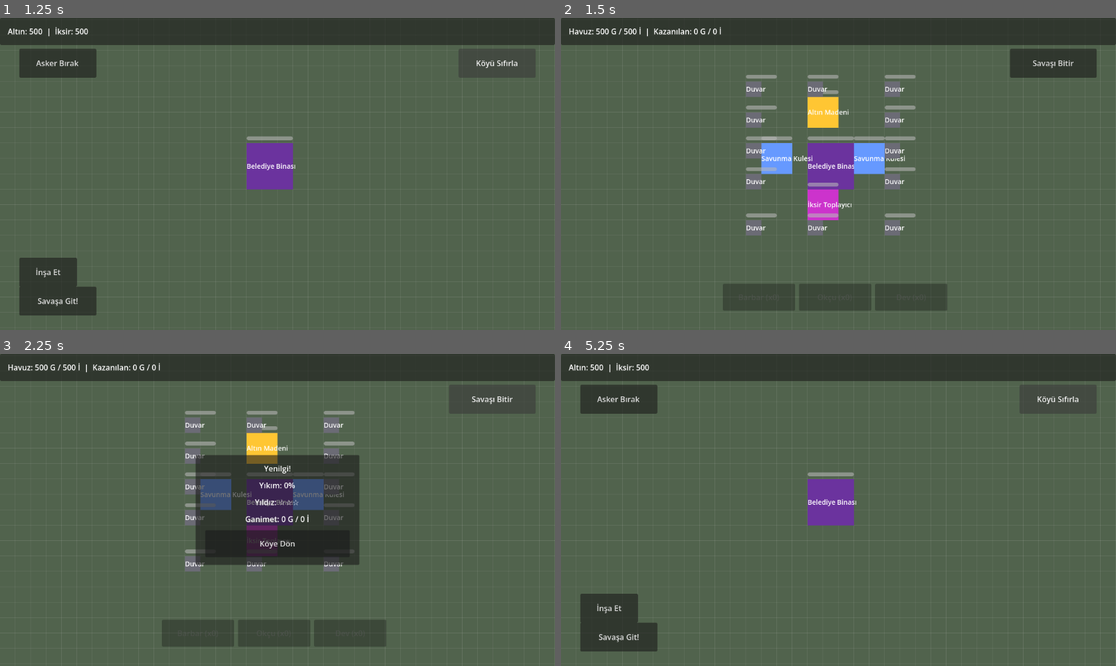
Above: before the commit, frames 1-4 (two rows, left to right).
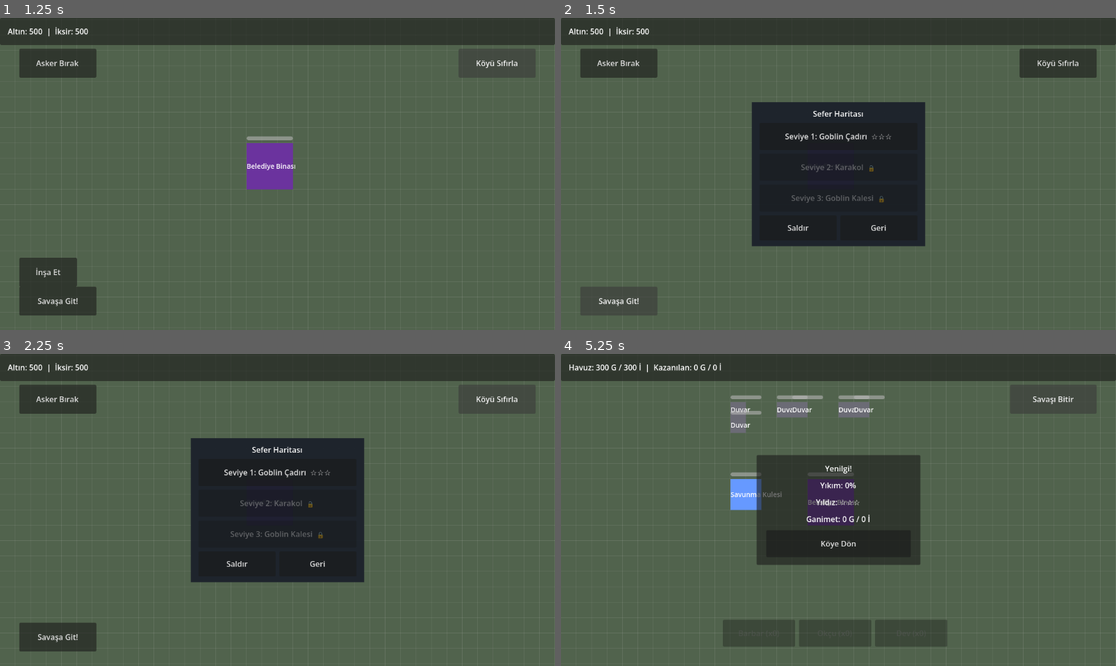
Above: after the commit, the same moments.

Repository: YazarKemal/ClashGame
Game: Godot game, scene res://scenes/main.tscn
The game is run twice, just before and just after one commit, with the same random seed, the same clock (stepped at 60 frames per second) and the same inputs.
Inputs (mouse positions are in pixels of both pictures, inside the frame that each line leads up to):
- Up to frame 1 (1.25 s): click "Köyü Sıfırla" at 0.5 s
- Up to frame 2 (1.5 s): click "Savaşa Git!" at 1.25 s
- Up to frame 3 (2.25 s): click (493, 400) at 2 s, where only the run before the commit has a clickable "Savaşı Bitir"
- Up to frame 4 (5.25 s): click (838, 544) at 2.75 s, where only the run before the commit has a clickable "Köye Dön"; click (838, 472) at 3.5 s, where only the run after the commit has a clickable "Seviye 1: Goblin Çadırı ☆☆☆"; click (799, 563) at 4.25 s, where only the run after the commit has a clickable "Saldır"; click (1054, 400) at 5 s, where only the run after the commit has a clickable "Savaşı Bitir"

Frame 1 is identical in both runs. In frame 2, 22% of the frame differs, in the area x 1-94%, y 2-96%; in frame 3, 18%; in frame 4, 19%.

Commit message:
feat: add tiered PvE campaign map with level selection and progress tracking
Co-Authored-By: Claude Opus 4.7 <noreply@anthropic.com>

Diff:
--- a/project.godot
+++ b/project.godot
@@ -22,3 +22,4 @@
 
 GameManager="*res://scripts/game_manager.gd"
 SaveManager="*res://scripts/save_manager.gd"
+RaidManager="*res://scripts/raid_manager.gd"
--- a/scenes/ui.tscn
+++ b/scenes/ui.tscn
@@ -265,6 +265,65 @@
 layout_mode = 2
 text = "Dev (80 İksir)"
 
+[node name="CampaignPanel" type="PanelContainer" parent="."]
+visible = false
+custom_minimum_size = Vector2(360, 0)
+anchors_preset = 8
+anchor_left = 0.5
+anchor_top = 0.5
+anchor_right = 0.5
+anchor_bottom = 0.5
+grow_horizontal = 2
+grow_vertical = 2
+theme_override_styles/panel = SubResource("StyleBoxFlat_panel")
+
+[node name="Margin" type="MarginContainer" parent="CampaignPanel"]
+layout_mode = 2
+theme_override_constants/margin_left = 16
+theme_override_constants/margin_top = 12
+theme_override_constants/margin_right = 16
+theme_override_constants/margin_bottom = 12
+
+[node name="VBox" type="VBoxContainer" parent="CampaignPanel/Margin"]
+layout_mode = 2
+theme_override_constants/separation = 8
+
+[node name="Title" type="Label" parent="CampaignPanel/Margin/VBox"]
+layout_mode = 2
+horizontal_alignment = 1
+text = "Sefer Haritası"
+
+[node name="Level1Button" type="Button" parent="CampaignPanel/Margin/VBox"]
+custom_minimum_size = Vector2(0, 56)
+layout_mode = 2
+text = "Seviye 1: Goblin Çadırı"
+
+[node name="Level2Button" type="Button" parent="CampaignPanel/Margin/VBox"]
+custom_minimum_size = Vector2(0, 56)
+layout_mode = 2
+text = "Seviye 2: Karakol"
+
+[node name="Level3Button" type="Button" parent="CampaignPanel/Margin/VBox"]
+custom_minimum_size = Vector2(0, 56)
+layout_mode = 2
+text = "Seviye 3: Goblin Kalesi"
+
+[node name="HBox" type="HBoxContainer" parent="CampaignPanel/Margin/VBox"]
+layout_mode = 2
+theme_override_constants/separation = 8
+
+[node name="SaldirButton" type="Button" parent="CampaignPanel/Margin/VBox/HBox"]
+custom_minimum_size = Vector2(0, 52)
+layout_mode = 2
+size_flags_horizontal = 3
+text = "Saldır"
+
+[node name="GeriButton" type="Button" parent="CampaignPanel/Margin/VBox/HBox"]
+custom_minimum_size = Vector2(0, 52)
+layout_mode = 2
+size_flags_horizontal = 3
+text = "Geri"
+
 [node name="TrainWindow" type="PanelContainer" parent="."]
 visible = false
 custom_minimum_size = Vector2(260, 0)
--- a/scripts/game_manager.gd
+++ b/scripts/game_manager.gd
@@ -15,6 +15,30 @@
 
 ## Trained troops ready for deployment: Unit.Type (int) -> trained count.
 var army_data: Dictionary = {}
+
+## Campaign level currently being raided. Set by the campaign UI before the
+## raid scene loads; read by raid.gd to build the matching enemy village.
+var selected_level := 1
+
+## Best stars earned per campaign level: level (int) -> 0..3.
+var best_stars: Dictionary = {}
+
+signal level_stars_changed
+
+## Best stars earned for a level (0 when never attempted).
+func best_stars_for(level: int) -> int:
+	return int(best_stars.get(level, 0))
+
+## Keeps the highest star count achieved for a level and emits on improvement.
+func record_level_result(level: int, stars: int) -> void:
+	if stars > best_stars_for(level):
+		best_stars[level] = stars
+		level_stars_changed.emit()
+
+## A level is playable when it is the first level or the previous level earned
+## at least one star.
+func level_unlocked(level: int) -> bool:
+	return level <= 1 or best_stars_for(level - 1) >= 1
 
 ## Adds resources and emits the change.
 func add_resources(amount_gold: int, amount_elixir: int) -> void:
--- a/scripts/raid.gd
+++ b/scripts/raid.gd
@@ -6,16 +6,6 @@
 ## village is never touched here: SaveManager only persists the main village.
 
 const MAIN_SCENE := "res://scenes/main.tscn"
-
-const TOTAL_POOL_GOLD := 500
-const TOTAL_POOL_ELIXIR := 500
-
-## Walls forming a loose ring around the enemy core.
-const RING_WALLS := [
-	Vector2i(14, 14), Vector2i(23, 14), Vector2i(14, 23), Vector2i(23, 23),
-	Vector2i(14, 18), Vector2i(23, 18), Vector2i(18, 14), Vector2i(18, 23),
-	Vector2i(14, 16), Vector2i(14, 20), Vector2i(23, 16), Vector2i(23, 20),
-]
 
 @onready var manager: BuildingManager = $BuildingManager
 ## Untyped so raid_ui.gd's script methods resolve at runtime.
@@ -26,39 +16,39 @@
 var gained_gold := 0
 var gained_elixir := 0
 var battle_over := false
+var _current_level := 1
+var _last_stars := 0
 var _town_hall_destroyed := false
 var _troops_deployed := false
 var _check_timer: Timer = null
 
 func _ready() -> void:
 	GameManager.in_raid = true
+	_current_level = GameManager.selected_level
 	_build_enemy_village()
 	manager.deploy_only_on_border = true
 	manager.set_spawn_mode(true)
 	manager.unit_spawned.connect(_on_unit_spawned)
 	ui.setup(self, manager)
-	ui.set_loot_pool(TOTAL_POOL_GOLD, TOTAL_POOL_ELIXIR)
+	var level: Dictionary = RaidManager.level_data(_current_level)
+	ui.set_loot_pool(level["loot_gold"], level["loot_elixir"])
 	_setup_check_timer()
 
 func _on_unit_spawned() -> void:
 	_troops_deployed = true
 
-## Builds the fixed enemy layout and assigns the shared loot pool to its
+## Builds the selected level's enemy layout and assigns its loot pool to the
 ## buildings so destroyed buildings drop their share.
 func _build_enemy_village() -> void:
-	# Mine: 250G. Elixir collector: 250E. Town Hall: the remainder (250G/250E).
-	# Towers and walls hold no loot. Totals to 500G / 500E.
-	_spawn(Building.Type.TOWN_HALL, Vector2i(18, 18), 250, 250)
-	_spawn(Building.Type.TOWER, Vector2i(15, 18), 0, 0)
-	_spawn(Building.Type.TOWER, Vector2i(21, 18), 0, 0)
-	_spawn(Building.Type.MINE, Vector2i(18, 15), 250, 0)
-	_spawn(Building.Type.ELIXIR_COLLECTOR, Vector2i(18, 21), 0, 250)
-	for w in RING_WALLS:
-		_spawn(Building.Type.WALL, w, 0, 0)
+	var level: Dictionary = RaidManager.level_data(_current_level)
+	for spawn in level["spawns"]:
+		var s: Dictionary = spawn
+		_spawn(s["type"], s["cell"], s["loot_g"], s["loot_e"], int(s["level"]))
 
 ## Instantiates an enemy building at `cell`, fills the occupied grid and hooks
 ## its destruction so its loot is credited to the attacker.
-func _spawn(btype: Building.Type, cell: Vector2i, loot_g: int, loot_e: int) -> void:
+func _spawn(btype: Building.Type, cell: Vector2i, loot_g: int, loot_e: int,
+		blevel: int) -> void:
 	if not manager.can_place_at(cell, Building.DATA[btype]["size"]):
 		return
 	var b: Building = manager.BUILDING_SCENE.instantiate()
@@ -67,10 +57,26 @@
 	b.loot_elixir = loot_e
 	manager.add_child(b)
 	b.place_at(cell)
+	_apply_level(b, btype, blevel)
 	b.destroyed.connect(_on_enemy_destroyed.bind(loot_g, loot_e, btype))
 	for c in b.cells:
 		manager.occupied[c] = true
 	total_buildings += 1
+
+## Scales a freshly placed enemy building up to its template level, matching
+## the player's own upgrade multipliers so higher levels are visibly tougher.
+func _apply_level(b: Building, btype: Building.Type, blevel: int) -> void:
+	for i in range(1, blevel):
+		b.max_hp = int(b.max_hp * 1.4)
+		if btype == Building.Type.TOWER:
+			b.attack_damage = int(b.attack_damage * 1.4)
+			b.attack_range = b.attack_range * 1.1
+		elif btype == Building.Type.MINE:
+			b.gold_per_sec = int(b.gold_per_sec * 1.4)
+		elif btype == Building.Type.ELIXIR_COLLECTOR:
+			b.elixir_per_sec = int(b.elixir_per_sec * 1.5)
+	b.hp = b.max_hp
+	b._apply_hp_bar()
 
 func _on_enemy_destroyed(_cells: Array, loot_g: int, loot_e: int, btype: Building.Type) -> void:
 	if battle_over:
@@ -124,6 +130,7 @@
 	if total_buildings > 0:
 		pct = int(round(100.0 * destroyed_count / total_buildings))
 	var stars := _compute_stars(pct, destroyed_count >= total_buildings)
+	_last_stars = stars
 	ui.show_result(pct, stars, gained_gold, gained_elixir)
 
 ## 1 star for 50%+ destruction, 1 for the Town Hall, 1 for a full clear (max 3).
@@ -141,6 +148,7 @@
 ## updated vault without altering the saved main-village buildings.
 func _return_home() -> void:
 	GameManager.in_raid = false
+	GameManager.record_level_result(_current_level, _last_stars)
 	GameManager.add_resources(gained_gold, gained_elixir)
 	SaveManager.save_resources_only()
 	get_tree().change_scene_to_file(MAIN_SCENE)
--- /dev/null
+++ b/scripts/raid_manager.gd
@@ -0,0 +1,88 @@
+extends Node
+
+## Autoload singleton that owns the PvE campaign level definitions. Each level
+## lists the enemy village layout (building type, cell, level and per-building
+## loot) plus the loot pool shown in the HUD. Any node can read a level by name
+## (RaidManager), like GameManager. Levels are registered as an autoload so the
+## engine resolves RaidManager references without a global-class rescan.
+
+var _levels: Dictionary = {}
+
+func _ready() -> void:
+	_levels = _build_levels()
+
+## How many campaign levels exist.
+func level_count() -> int:
+	return _levels.size()
+
+## Human-readable names of all levels, in order.
+func level_names() -> Array:
+	var names: Array = []
+	for i in range(1, _levels.size() + 1):
+		names.append(_levels[i]["name"])
+	return names
+
+## The full definition for a level, falling back to level 1 when unknown.
+func level_data(level: int) -> Dictionary:
+	return _levels.get(level, _levels[1])
+
+## Returns the wall cells making up a hollow rectangle border, used to build
+## the full and double wall rings on higher levels.
+func _ring(min_x: int, max_x: int, min_y: int, max_y: int) -> Array:
+	var cells: Array = []
+	for x in range(min_x, max_x + 1):
+		for y in range(min_y, max_y + 1):
+			if x == min_x or x == max_x or y == min_y or y == max_y:
+				cells.append(Vector2i(x, y))
+	return cells
+
+## A wall spawn entry (level 1, no loot).
+func _wall(w: Vector2i) -> Dictionary:
+	return { "type": Building.Type.WALL, "cell": w, "level": 1, "loot_g": 0, "loot_e": 0 }
+
+func _build_levels() -> Dictionary:
+	return {
+		1: _make_level_1(),
+		2: _make_level_2(),
+		3: _make_level_3(),
+	}
+
+## Level 1 - Goblin Çadırı: 1 Town Hall, 1 Tower, a few walls, 300G / 300E.
+func _make_level_1() -> Dictionary:
+	var spawns: Array = [
+		{ "type": Building.Type.TOWN_HALL, "cell": Vector2i(18, 18), "level": 1, "loot_g": 300, "loot_e": 300 },
+		{ "type": Building.Type.TOWER, "cell": Vector2i(13, 18), "level": 1, "loot_g": 0, "loot_e": 0 },
+	]
+	for w in [Vector2i(16, 13), Vector2i(17, 13), Vector2i(20, 13), Vector2i(21, 13),
+			Vector2i(13, 13), Vector2i(13, 14)]:
+		spawns.append(_wall(w))
+	return { "name": "Goblin Çadırı", "loot_gold": 300, "loot_elixir": 300, "spawns": spawns }
+
+## Level 2 - Karakol: 1 Town Hall, 2 Towers, a mine and an elixir collector,
+## a full wall ring, 800G / 800E. Mine 300G, collector 300E, Town Hall 500G/500E.
+func _make_level_2() -> Dictionary:
+	var spawns: Array = [
+		{ "type": Building.Type.TOWN_HALL, "cell": Vector2i(18, 18), "level": 1, "loot_g": 500, "loot_e": 500 },
+		{ "type": Building.Type.TOWER, "cell": Vector2i(13, 18), "level": 1, "loot_g": 0, "loot_e": 0 },
+		{ "type": Building.Type.TOWER, "cell": Vector2i(23, 18), "level": 1, "loot_g": 0, "loot_e": 0 },
+		{ "type": Building.Type.MINE, "cell": Vector2i(18, 13), "level": 1, "loot_g": 300, "loot_e": 0 },
+		{ "type": Building.Type.ELIXIR_COLLECTOR, "cell": Vector2i(18, 23), "level": 1, "loot_g": 0, "loot_e": 300 },
+	]
+	for w in _ring(12, 25, 12, 25):
+		spawns.append(_wall(w))
+	return { "name": "Karakol", "loot_gold": 800, "loot_elixir": 800, "spawns": spawns }
+
+## Level 3 - Goblin Kalesi: 1 Town Hall (Lv 2), 3 Towers (Lv 2), a double wall
+## ring, 1500G / 1500E all held by the Town Hall.
+func _make_level_3() -> Dictionary:
+	var spawns: Array = [
+		{ "type": Building.Type.TOWN_HALL, "cell": Vector2i(18, 18), "level": 2, "loot_g": 1500, "loot_e": 1500 },
+		{ "type": Building.Type.TOWER, "cell": Vector2i(13, 18), "level": 2, "loot_g": 0, "loot_e": 0 },
+		{ "type": Building.Type.TOWER, "cell": Vector2i(23, 18), "level": 2, "loot_g": 0, "loot_e": 0 },
+		{ "type": Building.Type.TOWER, "cell": Vector2i(18, 13), "level": 2, "loot_g": 0, "loot_e": 0 },
+	]
+	for w in _ring(11, 26, 11, 26):
+		spawns.append(_wall(w))
+	for w in _ring(15, 22, 15, 22):
+		spawns.append(_wall(w))
+	return { "name": "Goblin Kalesi", "loot_gold": 1500, "loot_elixir": 1500, "spawns": spawns }
--- a/scripts/save_manager.gd
+++ b/scripts/save_manager.gd
@@ -41,6 +41,7 @@
 		"resources": {"gold": GameManager.gold, "elixir": GameManager.elixir},
 		"buildings": buildings,
 		"army_data": GameManager.army_data,
+		"level_stars": GameManager.best_stars,
 		"last_saved_time": int(Time.get_unix_time_from_system()),
 	}
 	var f := FileAccess.open(SAVE_PATH, FileAccess.WRITE)
@@ -71,6 +72,7 @@
 
 	_restore_army(data.get("army_data", {}))
 	GameManager.army_changed.emit()
+	_restore_stars(data.get("level_stars", {}))
 
 	for entry in data.get("buildings", []):
 		if typeof(entry) != TYPE_DICTIONARY:
@@ -91,6 +93,13 @@
 	for k in raw_army:
 		GameManager.army_data[int(k)] = int(raw_army[k])
 
+## Restores the best-stars map, converting the string keys JSON produces back
+## to integers.
+func _restore_stars(raw_stars: Dictionary) -> void:
+	GameManager.best_stars = {}
+	for k in raw_stars:
+		GameManager.best_stars[int(k)] = int(raw_stars[k])
+
 ## Rewrites only the resources in the existing save file, leaving the saved
 ## buildings untouched. Used when returning from a raid: the player's vault is
 ## updated (troop costs spent, loot gained) and persisted without letting the
@@ -104,6 +113,7 @@
 		return
 	data["resources"] = {"gold": GameManager.gold, "elixir": GameManager.elixir}
 	data["army_data"] = GameManager.army_data
+	data["level_stars"] = GameManager.best_stars
 	var f := FileAccess.open(SAVE_PATH, FileAccess.WRITE)
 	if f != null:
 		f.store_string(JSON.stringify(data, "\t"))
@@ -122,6 +132,8 @@
 	GameManager.resource_changed.emit(500, 500)
 	GameManager.army_data = {}
 	GameManager.army_changed.emit()
+	GameManager.best_stars = {}
+	GameManager.level_stars_changed.emit()
 	if FileAccess.file_exists(SAVE_PATH):
 		DirAccess.remove_absolute(ProjectSettings.globalize_path(SAVE_PATH))
 	_init_default_village(manager)
--- a/scripts/ui.gd
+++ b/scripts/ui.gd
@@ -41,8 +41,15 @@
 @onready var archer_train_button: Button = $TrainWindow/Margin/VBox/ArcherTrainButton
 @onready var giant_train_button: Button = $TrainWindow/Margin/VBox/GiantTrainButton
 @onready var close_train_button: Button = $TrainWindow/Margin/VBox/CloseTrainButton
+@onready var campaign_panel: PanelContainer = $CampaignPanel
+@onready var level1_button: Button = $CampaignPanel/Margin/VBox/Level1Button
+@onready var level2_button: Button = $CampaignPanel/Margin/VBox/Level2Button
+@onready var level3_button: Button = $CampaignPanel/Margin/VBox/Level3Button
+@onready var saldir_button: Button = $CampaignPanel/Margin/VBox/HBox/SaldirButton
+@onready var geri_button: Button = $CampaignPanel/Margin/VBox/HBox/GeriButton
 
 var _selected_building: Building = null
+var _selected_level := 1
 
 func _ready() -> void:
 	manager = get_node(manager_path)
@@ -73,6 +80,11 @@
 	barbar_button.pressed.connect(_on_barbar_pressed)
 	archer_button.pressed.connect(_on_archer_pressed)
 	giant_button.pressed.connect(_on_giant_pressed)
+	level1_button.pressed.connect(_select_level.bind(1))
+	level2_button.pressed.connect(_select_level.bind(2))
+	level3_button.pressed.connect(_select_level.bind(3))
+	saldir_button.pressed.connect(_on_saldir_pressed)
+	geri_button.pressed.connect(_on_campaign_geri_pressed)
 
 	manager.building_selected.connect(_on_building_selected)
 
@@ -82,9 +94,11 @@
 	building_panel.hide()
 	train_window.hide()
 	troop_bar.hide()
+	campaign_panel.hide()
 
 	GameManager.resource_changed.connect(_update_resources)
 	GameManager.army_changed.connect(_refresh_troop_bar)
+	GameManager.level_stars_changed.connect(_refresh_campaign)
 	_update_resources(GameManager.gold, GameManager.elixir)
 	_refresh_troop_bar()
 
@@ -112,10 +126,50 @@
 func _on_reset_pressed() -> void:
 	SaveManager.reset_village(manager)
 
-## Saves the current village, then switches to the raid scene.
+## Opens the campaign selection panel instead of jumping straight into a raid.
 func _on_attack_pressed() -> void:
+	build_button.hide()
+	build_menu.hide()
+	campaign_panel.show()
+	_refresh_campaign()
+
+## Selects a playable campaign level (locked levels ignore the tap).
+func _select_level(level: int) -> void:
+	if not GameManager.level_unlocked(level):
+		return
+	_selected_level = level
+	_refresh_campaign()
+
+## Rebuilds the level list: name + best-star row, locked when the previous
+## level has no star, and a highlight on the selected entry.
+func _refresh_campaign() -> void:
+	var names: Array = RaidManager.level_names()
+	for i in range(3):
+		var level := i + 1
+		var btn: Button = [level1_button, level2_button, level3_button][i]
+		if GameManager.level_unlocked(level):
+			var stars := GameManager.best_stars_for(level)
+			btn.text = "Seviye %d: %s  %s" % [level, names[i],
+					"★".repeat(stars) + "☆".repeat(maxi(3 - stars, 0))]
+			btn.disabled = false
+		else:
+			btn.text = "Seviye %d: %s  🔒" % [level, names[i]]
+			btn.disabled = true
+		btn.modulate = Color(1, 1, 1, 1) if level == _selected_level \
+				else Color(0.75, 0.75, 0.75, 1)
+
+## Saves the village and launches the selected level's raid.
+func _on_saldir_pressed() -> void:
+	if not GameManager.level_unlocked(_selected_level):
+		return
+	GameManager.selected_level = _selected_level
 	SaveManager.save_game(manager)
 	get_tree().change_scene_to_file("res://scenes/raid.tscn")
+
+## Closes the campaign panel and returns to the village controls.
+func _on_campaign_geri_pressed() -> void:
+	campaign_panel.hide()
+	build_button.show()
 
 func _close_build_menu() -> void:
 	build_menu.hide()
@@ -161,6 +215,7 @@
 	cancel_button.show()
 	troop_bar.hide()
 	train_window.hide()
+	campaign_panel.hide()
 
 func _on_placement_ended(_success: bool) -> void:
 	confirm_button.hide()
